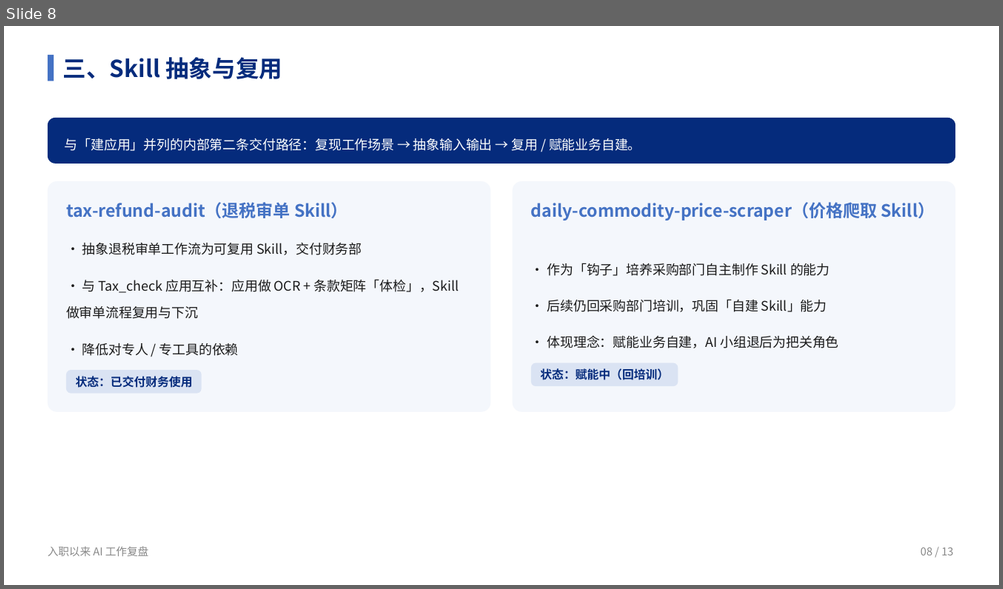
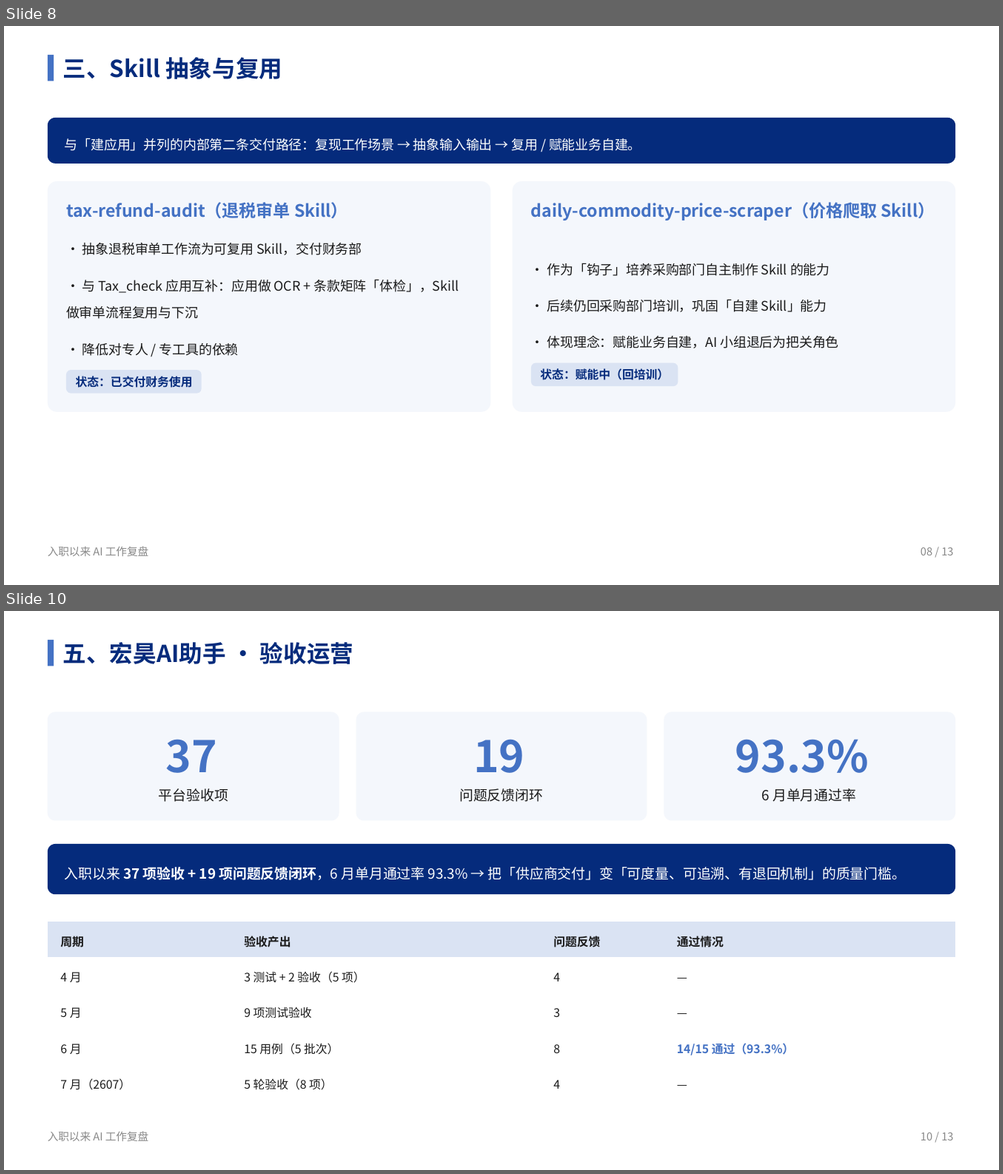
Before and after one commit to liellaaaaa/lw, a slide deck: PPT/入职以来AI工作复盘/入职以来AI工作复盘.pptx. Shown one above the other, each under a label of ours: slide 8 before the commit, slides 8 and 10 after it; the slides between them are not shown. The pictures are 1003x589 and 1003x1174 pixels, drawn with LibreOffice and Linux fonts; fonts in the diff are those of the drawing. Boxes give left, top, right and bottom in pixels: in the first picture for what was removed or moved away, otherwise in the second. Text is boxed around its words. In the diff, an @@ line names an element or a change of style, - is before the commit and + after.

```diff
--- a/PPT/入职以来AI工作复盘/入职以来AI工作复盘.pptx
+++ b/PPT/入职以来AI工作复盘/入职以来AI工作复盘.pptx
@@ slide 10 added at box(4, 611, 999, 1170), background #FFFFFF @@
@@ rectangle added at box(47, 640, 54, 667), fill #4472C4 @@
@@ text added at box(63, 642, 353, 664), 22.5 pt, text #052B7C, bold @@
+五、宏昊AI助手 · 验收运营
@@ rounded rectangle added at box(47, 712, 339, 820), fill #F4F7FC @@
@@ rounded rectangle added at box(356, 712, 647, 820), fill #F4F7FC @@
@@ rounded rectangle added at box(663, 712, 956, 820), fill #F4F7FC @@
@@ text added at box(165, 739, 216, 773), 42 pt, text #4472C4, bold @@
+37
@@ text added at box(473, 739, 524, 773), 42 pt, text #4472C4, bold @@
+19
@@ text added at box(735, 739, 868, 773), 42 pt, text #4472C4, bold @@
+93.3%
@@ text added at box(159, 789, 228, 802), 13.5 pt, text #1A1A1A @@
+平台验收项
@@ text added at box(459, 789, 543, 802), 13.5 pt, text #1A1A1A @@
+问题反馈闭环
@@ text added at box(762, 789, 856, 802), 13.5 pt, text #1A1A1A @@
+6 月单月通过率
@@ rounded rectangle added at box(47, 844, 956, 894), fill #052B7C @@
@@ text added at box(65, 867, 906, 880), 13.5 pt, text #FFFFFF @@
+入职以来 37 项验收 + 19 项问题反馈闭环，6 月单月通过率 93.3% → 把「供应商交付」变「可度量、可追溯、有退回机制」的质量门槛。
@@ table added at box(47, 922, 956, 1101), 5 rows, 4 columns @@
+周期 | 验收产出 | 问题反馈 | 通过情况
+4 月 | 3 测试 + 2 验收（5 项） | 4 | —
+5 月 | 9 项测试验收 | 3 | —
+6 月 | 15 用例（5 批次） | 8 | 14/15 通过（93.3%）
+7 月（2607） | 5 轮验收（8 项） | 4 | —
@@ text added at box(48, 1132, 148, 1142), 10.5 pt, text #888888 @@
+入职以来 AI 工作复盘
@@ text added at box(920, 1133, 953, 1141), 10.5 pt, text #888888 @@
+10 / 13
```
Also in this commit, not shown: 4 other slides added, 10 other files.
